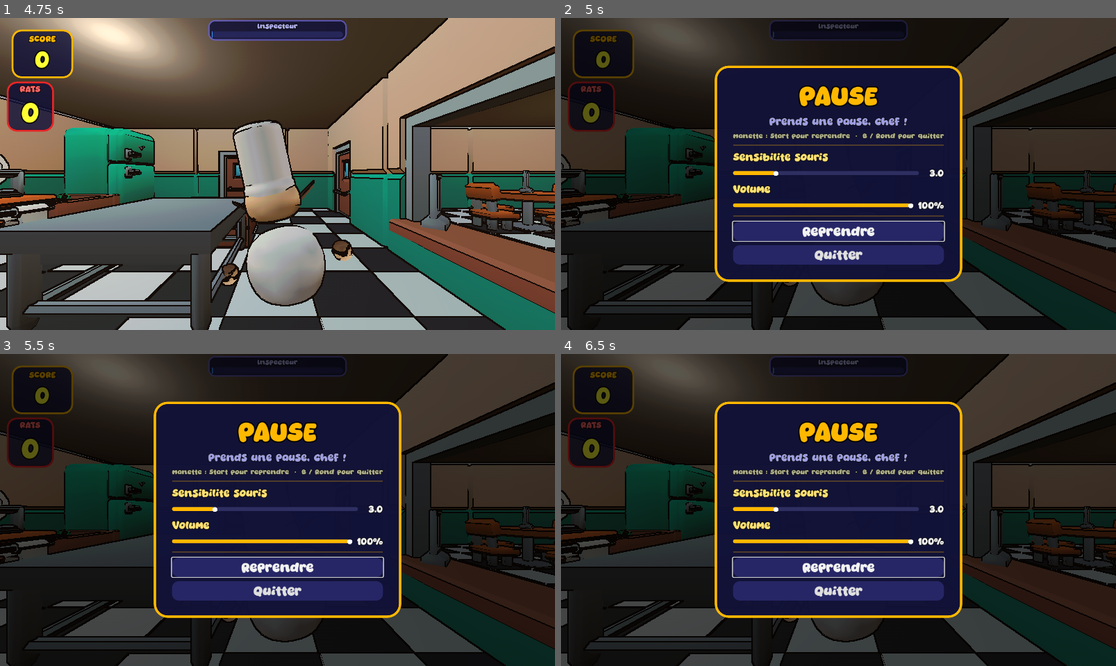
Above: before the commit, frames 1-4 (two rows, left to right).
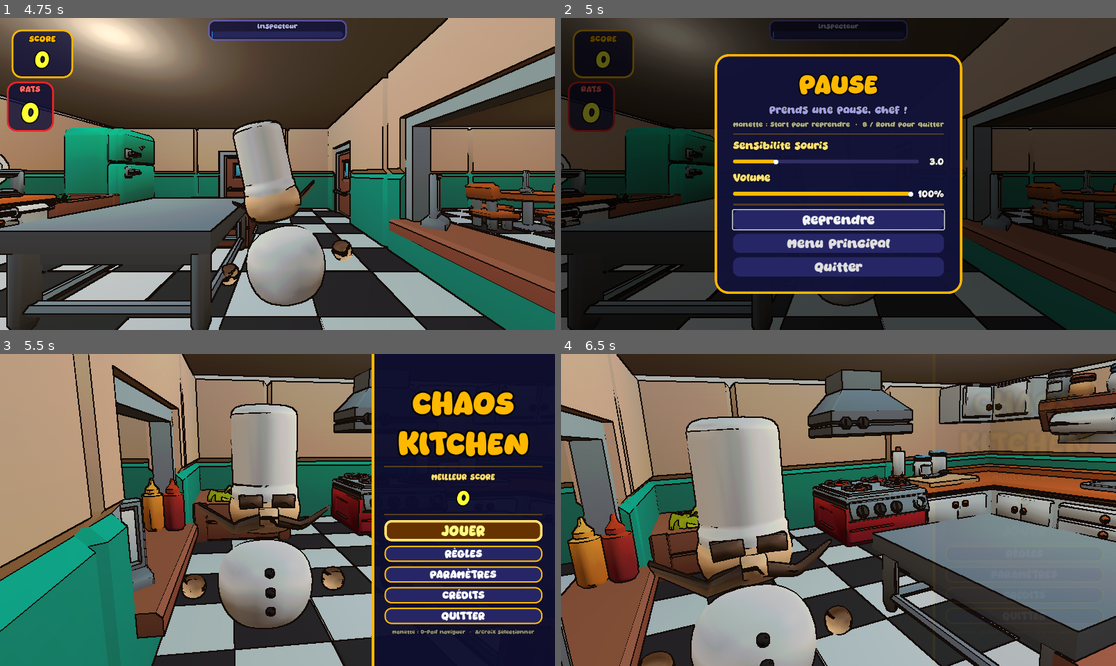
Above: after the commit, the same moments.

Repository: Alexandre74739/Chaos-Kitchen
Game: Godot game, scene res://scenes/main_menu.tscn
Same seed, same stepped clock (60 frames per second), same inputs: the game is played once before the commit and once after it.
Inputs (mouse positions are in pixels of both pictures, inside the frame that each line leads up to):
- Up to frame 1 (4.75 s): click "JOUER" at 0.5 s; move the mouse to (399, 158) at 1.27 s; hold D (move_right) 1.28-2.03 s; hold E (interact) 1.28-2.03 s; click (399, 158) at 1.42 s; move the mouse to (166, 189) at 2.02 s; hold S (move_backward) 2.03-2.78 s; click (166, 189) at 2.1 s; move the mouse to (333, 105) at 2.77 s; hold D (move_right) 2.78-3.53 s; hold E (interact) 2.78-3.53 s; move the mouse to (249, 236) at 3.52 s; hold W (move_forward) 3.53-4.28 s; click (249, 236) at 3.6 s; move the mouse to (444, 220) at 4.27 s; hold A (move_left) from 4.28 s (still down); hold E (interact) from 4.28 s (still down)
- Up to frame 2 (5 s): keep holding A (move_left); keep holding E (interact); tap Escape (ui_cancel) at 4.9 s
- Up to frame 3 (5.5 s): release A (move_left) at 5 s; release E (interact) at 5 s; click (277, 578) at 5 s, where only the run after the commit has a clickable "Menu Principal"
- Up to frame 4 (6.5 s): click (1021, 531) at 5.75 s, where only the run after the commit has a clickable "JOUER"

Frame 1 is identical in both runs. In frame 2, 15% of the frame differs, in the area x 27-73%, y 11-89%; in frame 3, 93%, in the area x 0-100%, y 0-100%; in frame 4, 92%.

Commit message:
feat: Ajouter un bouton "Menu Principal" et améliorer la navigation D-pad dans les menus

Diff:
--- a/scripts/game_over.gd
+++ b/scripts/game_over.gd
@@ -5,6 +5,7 @@
 var _label_score  : Label  = null
 var _label_raison : Label  = null
 var _btn_rejouer  : Button = null
+var _btn_menu     : Button = null
 
 func _ready() -> void:
 	layer        = 60
@@ -130,7 +131,7 @@
 
 	# ── Hint manette ──────────────────────────────────────
 	var hint = Label.new()
-	hint.text                 = "Manette : A / Croix pour rejouer"
+	hint.text                 = "Manette : A / Croix pour rejouer  ·  D-Pad pour naviguer"
 	hint.horizontal_alignment = HORIZONTAL_ALIGNMENT_CENTER
 	var hint_sty = LabelSettings.new()
 	hint_sty.font          = FONT
@@ -185,3 +186,49 @@
 		get_tree().reload_current_scene()
 	)
 	vbox.add_child(_btn_rejouer)
+
+	# ── Bouton Menu Principal ─────────────────────────────
+	_btn_menu = Button.new()
+	_btn_menu.text                = "MENU PRINCIPAL"
+	_btn_menu.custom_minimum_size = Vector2(int(260 * f), int(68 * f))
+	_btn_menu.alignment           = HORIZONTAL_ALIGNMENT_CENTER
+	_btn_menu.focus_mode          = Control.FOCUS_ALL
+	_btn_menu.add_theme_font_override("font", FONT)
+	_btn_menu.add_theme_font_size_override("font_size", int(40 * f))
+	_btn_menu.add_theme_color_override("font_color",         Color(1, 1, 1, 1))
+	_btn_menu.add_theme_color_override("font_hover_color",   Color(1, 1, 0.5, 1))
+	_btn_menu.add_theme_color_override("font_focus_color",   Color(1, 1, 0.5, 1))
+	_btn_menu.add_theme_color_override("font_pressed_color", Color(1, 0.8, 0.2, 1))
+
+	var menu_n = StyleBoxFlat.new()
+	menu_n.bg_color                   = Color(0.10, 0.10, 0.28, 1.0)
+	menu_n.corner_radius_top_left     = 14
+	menu_n.corner_radius_top_right    = 14
+	menu_n.corner_radius_bottom_left  = 14
+	menu_n.corner_radius_bottom_right = 14
+	menu_n.border_color               = Color(1.0, 0.72, 0.0, 0.6)
+	menu_n.border_width_left          = 3
+	menu_n.border_width_right         = 3
+	menu_n.border_width_top           = 3
+	menu_n.border_width_bottom        = 3
+	_btn_menu.add_theme_stylebox_override("normal", menu_n)
+
+	var menu_h = menu_n.duplicate() as StyleBoxFlat
+	menu_h.bg_color     = Color(0.22, 0.22, 0.52, 1.0)
+	menu_h.border_color = Color(1.0, 0.90, 0.30, 1.0)
+	_btn_menu.add_theme_stylebox_override("hover",   menu_h)
+	_btn_menu.add_theme_stylebox_override("focus",   menu_h)
+	_btn_menu.add_theme_stylebox_override("pressed", menu_h)
+
+	_btn_menu.pressed.connect(func():
+		get_tree().paused = false
+		AudioManager.arreter_ambiance()
+		get_tree().change_scene_to_file("res://scenes/main_menu.tscn")
+	)
+	vbox.add_child(_btn_menu)
+
+	# Navigation D-pad entre les deux boutons
+	_btn_rejouer.focus_neighbor_bottom = _btn_rejouer.get_path_to(_btn_menu)
+	_btn_rejouer.focus_neighbor_top    = _btn_rejouer.get_path_to(_btn_menu)
+	_btn_menu.focus_neighbor_top       = _btn_menu.get_path_to(_btn_rejouer)
+	_btn_menu.focus_neighbor_bottom    = _btn_menu.get_path_to(_btn_rejouer)
--- a/scripts/main.gd
+++ b/scripts/main.gd
@@ -17,7 +17,7 @@
 const SEUIL_CLIENTS_PERDUS = 5
 
 # ── Rats ──────────────────────────────────────────────────────────────
-const MAX_RATS             = 10
+const MAX_RATS             = 8
 const SPAWN_RAT_MIN        = 18.0
 const SPAWN_RAT_MAX        = 28.0
 
@@ -28,17 +28,20 @@
 const BONUS_INSPECTION     = 250
 
 const ZONES_RATS = [
-	Vector3(3.0, 0.1,  -6.0),
-	Vector3(5.5, 0.1,  -5.5),
-	Vector3(7.0, 0.1,  -7.5),
-	Vector3(2.5, 0.1,  -8.5),
-	Vector3(6.0, 0.1,  -9.5),
-	Vector3(4.0, 0.1, -10.5),
-	Vector3(4.5, 0.1, -13.0),
-	Vector3(6.0, 0.1, -14.0),
-	Vector3(3.0, 0.1, -15.5),
-	Vector3(5.5, 0.1, -16.5),
-	Vector3(2.0, 0.1, -17.0),
+	# Toutes les zones sont sur le sol dégagé de la cuisine (X 5–9),
+	# loin des décors de gauche (cuisineDecoAngle, salleViande) et des murs.
+	Vector3(5.5, 0.1,  -7.0),
+	Vector3(7.5, 0.1,  -6.5),
+	Vector3(8.5, 0.1,  -8.0),
+	Vector3(5.0, 0.1,  -9.5),
+	Vector3(7.0, 0.1,  -9.0),
+	Vector3(8.5, 0.1, -11.0),
+	Vector3(6.0, 0.1, -11.5),
+	Vector3(7.5, 0.1, -13.0),
+	Vector3(5.5, 0.1, -13.5),
+	Vector3(8.0, 0.1, -15.0),
+	Vector3(6.5, 0.1, -15.5),
+	Vector3(7.0, 0.1, -16.5),
 ]
 
 # ── État du jeu ───────────────────────────────────────────────────────
@@ -76,7 +79,10 @@
 
 # ─────────────────────────────────────────────────────────────────────
 func _ready() -> void:
+	AudioManager.ambiance_player.volume_db = -60.0
 	AudioManager.jouer_ambiance("ambiance")
+	create_tween().tween_property(AudioManager.ambiance_player, "volume_db", -6.0, 1.5) \
+		.set_trans(Tween.TRANS_SINE).set_ease(Tween.EASE_OUT)
 	_collecter_chaises()
 	_lancer_timer_spawn()
 	_creer_score_ui()
@@ -404,7 +410,7 @@
 	zones_dispo.shuffle()
 	for i in range(MAX_RATS):
 		var zone   = zones_dispo[i % zones_dispo.size()]
-		var offset = Vector3(randf_range(-0.5, 0.5), 0.0, randf_range(-0.5, 0.5))
+		var offset = Vector3(randf_range(-0.3, 0.3), 0.0, randf_range(-0.3, 0.3))
 		var rat    = CharacterBody3D.new()
 		rat.set_script(load(RAT_SCRIPT))
 		rat.position = zone + offset
--- a/scripts/main_menu.gd
+++ b/scripts/main_menu.gd
@@ -40,6 +40,12 @@
 	Input.set_mouse_mode(Input.MOUSE_MODE_VISIBLE)
 	_setup_camera()
 	_setup_ui()
+	_jouer_intro()
+
+func _jouer_intro() -> void:
+	AudioManager.jouer_musique("intro")
+	if not AudioManager.musique_player.finished.is_connected(_jouer_intro):
+		AudioManager.musique_player.finished.connect(_jouer_intro)
 
 
 # ── BACKDROP : scène de jeu sans logique ──────────────────────────
@@ -171,6 +177,10 @@
 	if _btn_jouer:
 		_btn_jouer.disabled = true
 
+	# Déconnecte la boucle de l'intro et démarre le fondu sortant
+	if AudioManager.musique_player.finished.is_connected(_jouer_intro):
+		AudioManager.musique_player.finished.disconnect(_jouer_intro)
+
 	var tween = create_tween()
 	tween.set_parallel(true)
 
@@ -178,6 +188,10 @@
 	if _panneau_gauche:
 		tween.tween_property(_panneau_gauche, "modulate:a", 0.0, 0.8) \
 			.set_trans(Tween.TRANS_SINE).set_ease(Tween.EASE_IN_OUT)
+
+	# Fondu sortant de l'intro sur toute la durée de l'animation caméra
+	tween.tween_property(AudioManager.musique_player, "volume_db", -60.0, 3.5) \
+		.set_trans(Tween.TRANS_SINE).set_ease(Tween.EASE_IN_OUT)
 
 	# Animation FOV
 	tween.tween_property(_cam, "fov", 52.0, 3.5) \
@@ -206,6 +220,7 @@
 	fade.tween_property(rect, "color:a", 1.0, 0.35)
 	await fade.finished
 
+	AudioManager.arreter_musique()
 	get_tree().change_scene_to_file("res://main.tscn")
 
 func _on_regles() -> void:
--- a/scripts/pause_menu.gd
+++ b/scripts/pause_menu.gd
@@ -8,6 +8,7 @@
 var _slider_volume       : HSlider = null
 var _lbl_val_volume      : Label   = null
 var _btn_reprendre       : Button  = null
+var _btn_menu            : Button  = null
 
 func _ready() -> void:
 	layer        = 50
@@ -126,19 +127,26 @@
 	_btn_reprendre.pressed.connect(_reprendre)
 	vbox.add_child(_btn_reprendre)
 
+	_btn_menu = _creer_bouton("Menu Principal", f)
+	_btn_menu.focus_mode = Control.FOCUS_ALL
+	_btn_menu.pressed.connect(_aller_menu)
+	vbox.add_child(_btn_menu)
+
 	var btn_q = _creer_bouton("Quitter", f)
 	btn_q.focus_mode = Control.FOCUS_ALL
 	btn_q.pressed.connect(_quitter)
 	vbox.add_child(btn_q)
 
-	# Navigation D-pad : sensibilité ↕ volume ↕ reprendre ↕ quitter (boucle)
+	# Navigation D-pad : sensibilité ↕ volume ↕ reprendre ↕ menu ↕ quitter (boucle)
 	_slider_sensibilite.focus_neighbor_top    = _slider_sensibilite.get_path_to(btn_q)
 	_slider_sensibilite.focus_neighbor_bottom = _slider_sensibilite.get_path_to(_slider_volume)
 	_slider_volume.focus_neighbor_top         = _slider_volume.get_path_to(_slider_sensibilite)
 	_slider_volume.focus_neighbor_bottom      = _slider_volume.get_path_to(_btn_reprendre)
 	_btn_reprendre.focus_neighbor_top         = _btn_reprendre.get_path_to(_slider_volume)
-	_btn_reprendre.focus_neighbor_bottom      = _btn_reprendre.get_path_to(btn_q)
-	btn_q.focus_neighbor_top                  = btn_q.get_path_to(_btn_reprendre)
+	_btn_reprendre.focus_neighbor_bottom      = _btn_reprendre.get_path_to(_btn_menu)
+	_btn_menu.focus_neighbor_top              = _btn_menu.get_path_to(_btn_reprendre)
+	_btn_menu.focus_neighbor_bottom           = _btn_menu.get_path_to(btn_q)
+	btn_q.focus_neighbor_top                  = btn_q.get_path_to(_btn_menu)
 	btn_q.focus_neighbor_bottom               = btn_q.get_path_to(_slider_sensibilite)
 
 # ── Ligne slider + valeur ─────────────────────────────────────
@@ -312,6 +320,11 @@
 	get_tree().paused = false
 	Input.set_mouse_mode(Input.MOUSE_MODE_CAPTURED)
 
+func _aller_menu() -> void:
+	get_tree().paused = false
+	AudioManager.arreter_ambiance()
+	get_tree().change_scene_to_file("res://scenes/main_menu.tscn")
+
 func _quitter() -> void:
 	get_tree().paused = false
 	get_tree().quit()
